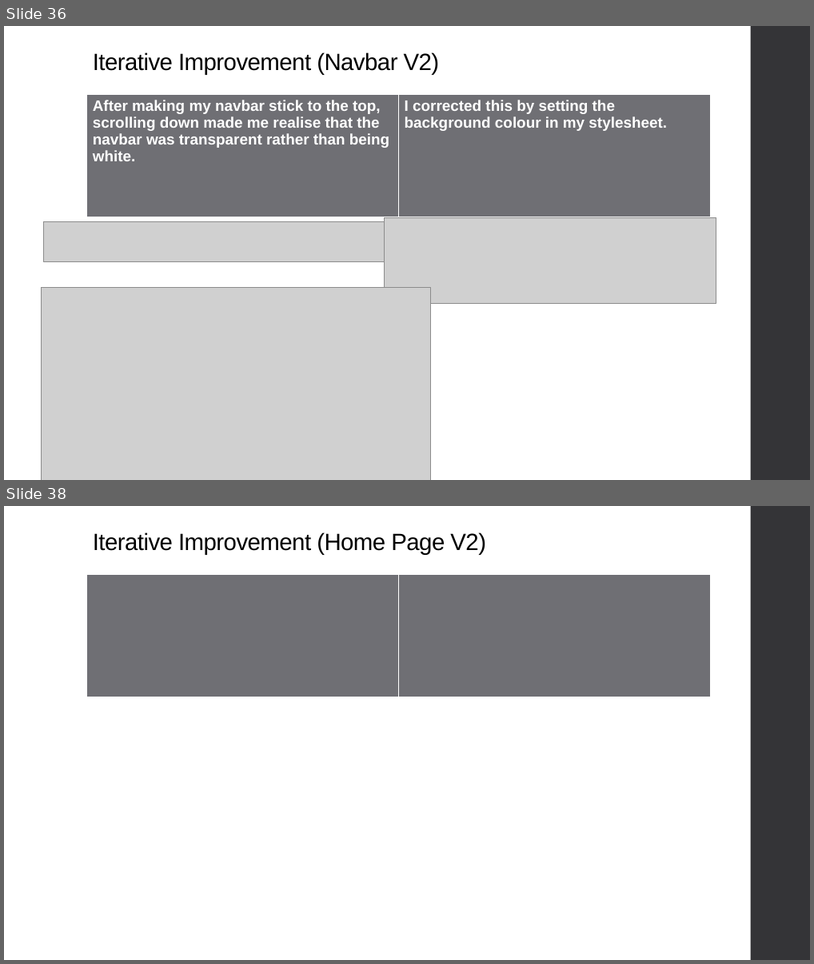
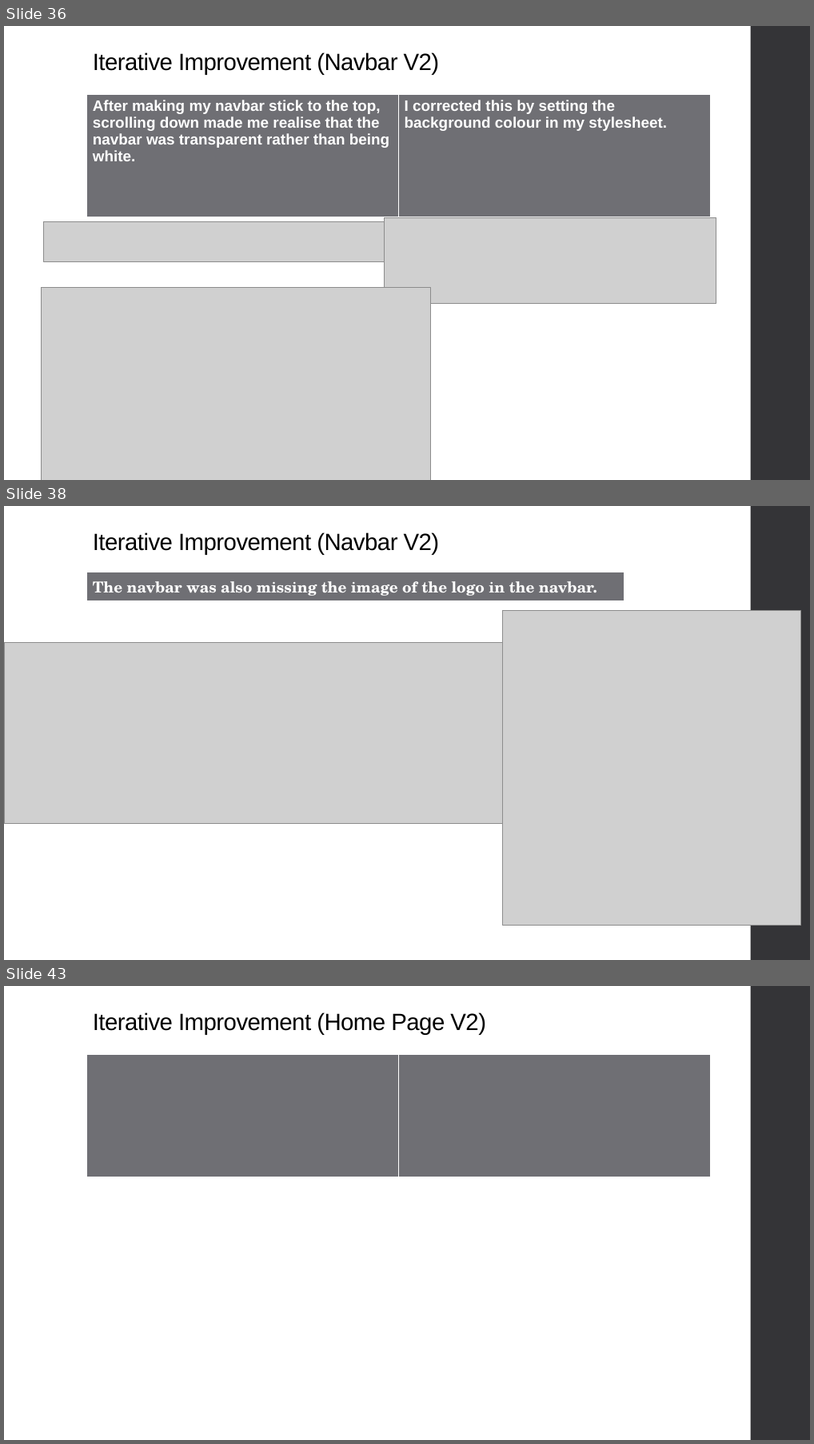
Before and after one commit to niuqaoJ-life/jollibee-fanpage, a slide deck: AS91903_91906_Evidence_Joaquin_Badenas.pptx. Shown one above the other, each under a label of ours: slides 36 and 38 before the commit, slides 36, 38 and 43 after it; the slides between them are not shown. The pictures are 814x964 and 814x1444 pixels, drawn with LibreOffice and Linux fonts; fonts in the diff are those of the drawing; grey boxes stand for pictures. Boxes give left, top, right and bottom in pixels: in the first picture for what was removed or moved away, otherwise in the second. Text is boxed around its words. In the diff, an @@ line names an element or a change of style, - is before the commit and + after.

```diff
--- a/AS91903_91906_Evidence_Joaquin_Badenas.pptx
+++ b/AS91903_91906_Evidence_Joaquin_Badenas.pptx
@@ slide 38 added at [4,506,810,960], background #FFFFFF; not listed: 1 template element that a slide beside it also shows @@
@@ title added at [93,532,440,555], 28 pt, text #000000 @@
+Iterative Improvement (Navbar V2)
@@ table added at [87,572,625,599], 1 rows, 1 columns @@
+The navbar was also missing the image of the logo in the navbar.
@@ picture added at [503,610,802,924] @@
@@ picture added at [4,642,556,824] @@
@@ what was slide 38 is now slide 43 @@
```
Also in this commit, not shown: 1 slide changed, 4 other slides added, 1 other file.
